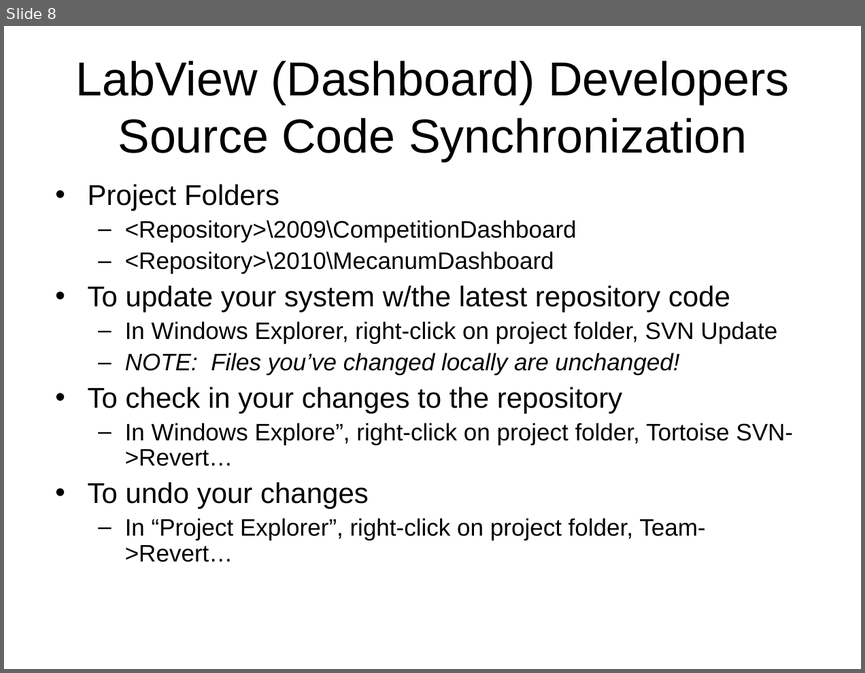
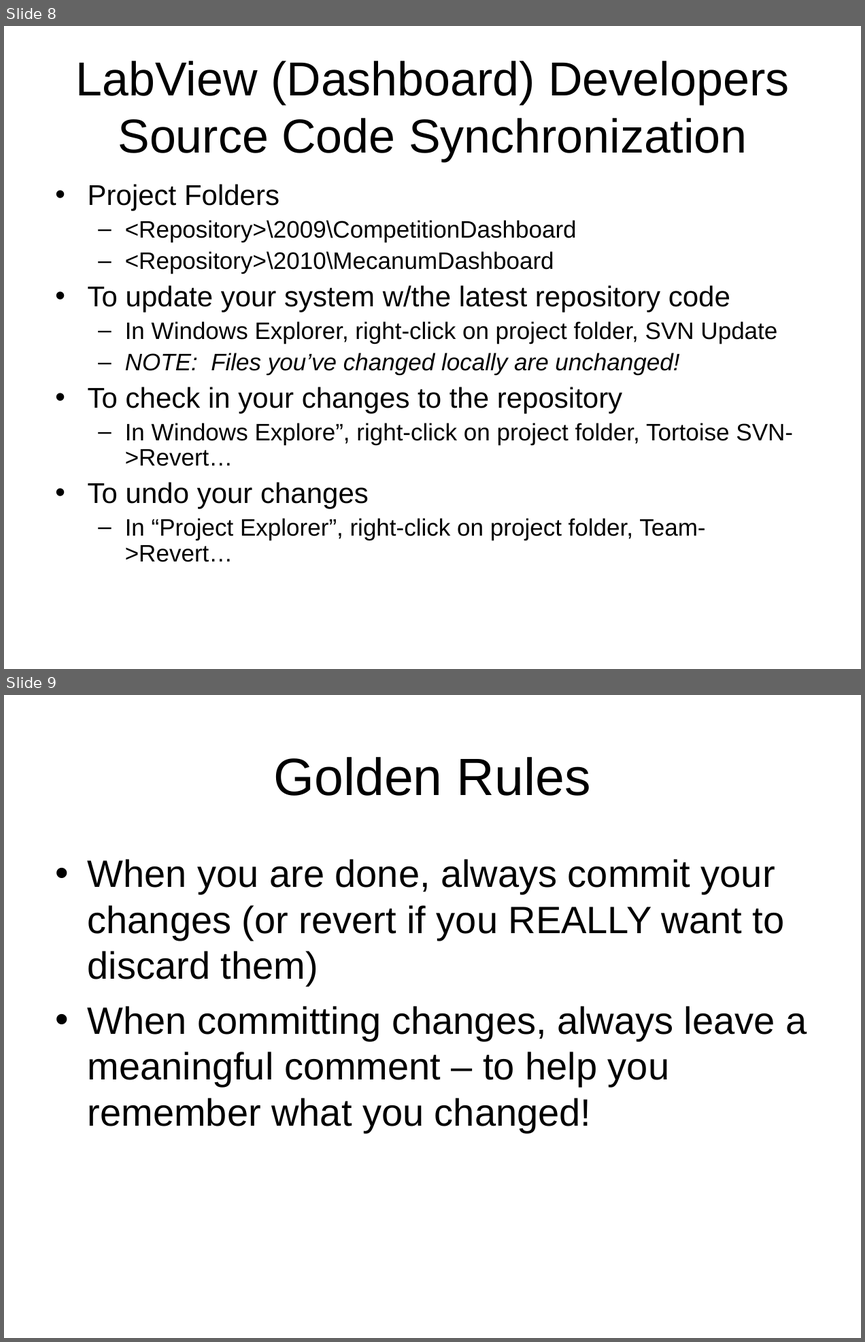
Before and after one commit to kauailabs/kauaibotsfirst2010, a slide deck: Documentation/Organization/DevSystemSetup.ppt. Shown one above the other, each under a label of ours: slide 8 before the commit, slides 8 and 9 after it. The pictures are 865x673 and 865x1342 pixels, drawn with LibreOffice and Linux fonts; fonts in the diff are those of the drawing. Boxes give left, top, right and bottom in pixels: in the first picture for what was removed or moved away, otherwise in the second. Text is boxed around its words. In the diff, an @@ line names an element or a change of style, - is before the commit and + after.

Commit message:
Added "Golden Rules" Slide.

```diff
--- a/Documentation/Organization/DevSystemSetup.ppt
+++ b/Documentation/Organization/DevSystemSetup.ppt
@@ slide 9 added at bbox=[4, 695, 861, 1338], background #FFFFFF @@
@@ title added at bbox=[274, 757, 591, 796], 44 pt, text #000000 @@
+Golden Rules
@@ text added at bbox=[88, 859, 806, 1132], 32 pt, text #000000 @@
+• When you are done, always commit your changes (or revert if you REALLY want to discard them)
+• When committing changes, always leave a meaningful comment – to help you remember what you changed!
```
